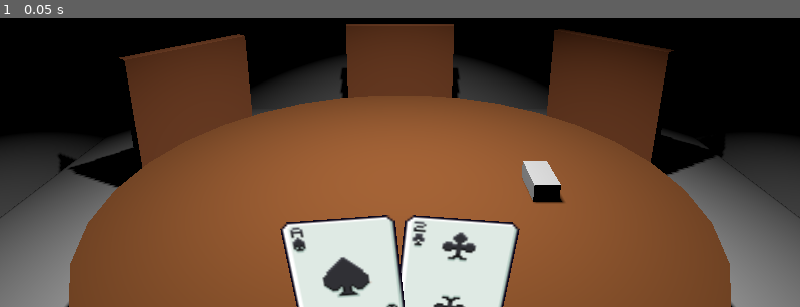
Above: before the commit, frame 1.
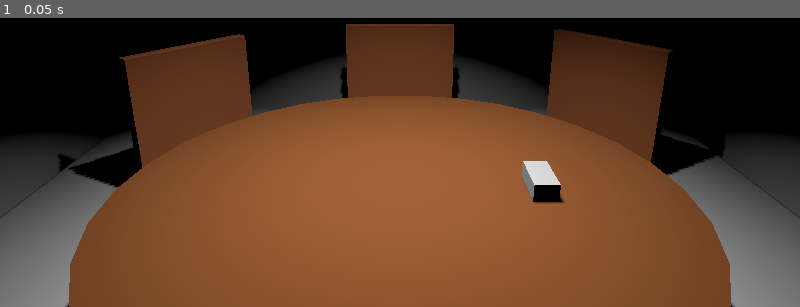
Above: after the commit, the same moment.

Repository: LavenderPlush/poker-regionale
Game: Godot game, scene res://main.tscn
Two runs of this game, one before a commit and one after it. Both use one fixed random seed, a clock stepped at 60 frames per second and the inputs below.
Inputs:
- Up to frame 1 (0.05 s): no input

The runs differ from the first frame. In frame 1, 8.4% of the frame differs, in the area x 35-65%, y 68-100%.

Commit message:
Use card class in code

Diff:
--- a/src/CardsDisplayed/table_cards.gd
+++ b/src/CardsDisplayed/table_cards.gd
@@ -12,11 +12,11 @@
 	for pos in position_holder.get_children():
 		positions.append(pos.position)
 
-func show_card():
+func show_card(card_data: Card):
 	assert(current_card < positions.size())
 	var card: CardVisual = CARD.instantiate()
 	# Use card given instead
-	card.display(1, 1)
+	card.display(card_data.suit, card_data.rank)
 	cards_played.append(card)
 	add_child(card)
 	card.position = positions[current_card]
--- a/src/Player/player_visual.gd
+++ b/src/Player/player_visual.gd
@@ -10,14 +10,12 @@
 func _ready() -> void:
 	for c in position_holder.get_children():
 		positions.append(c)
-	draw_cards([])
 
-func draw_cards(_cards: Array = []):
+func draw_cards(cards: Array[Card]):
 	clear_hand()
 	for c in range(positions.size()):
 		var card: CardVisual = CARD.instantiate()
-		# Fit this to card definition
-		card.display(c, c)
+		card.display(cards[c].suit, cards[c].rank)
 		hand.append(card)
 		add_child(card)
 		card.position = positions[c].position
